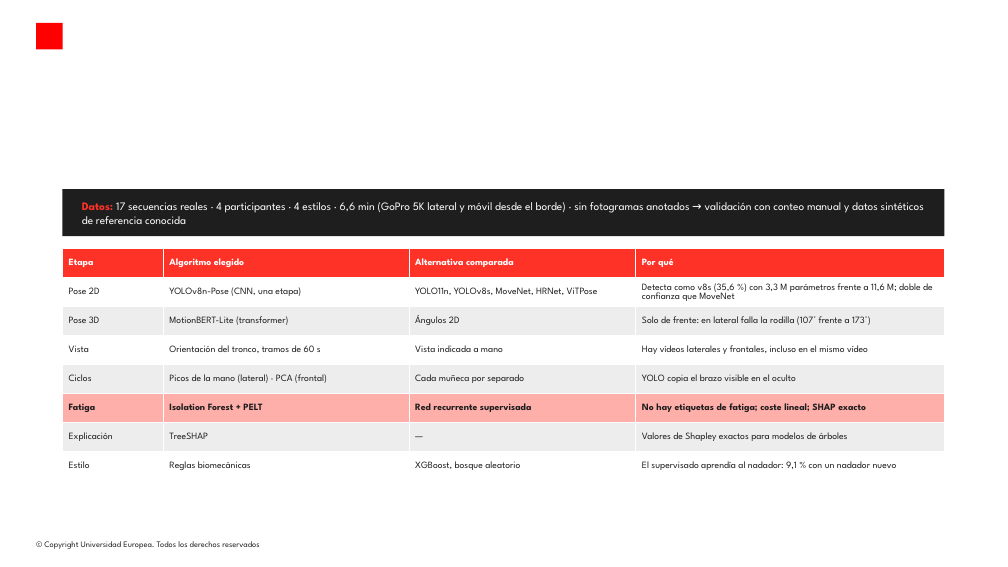
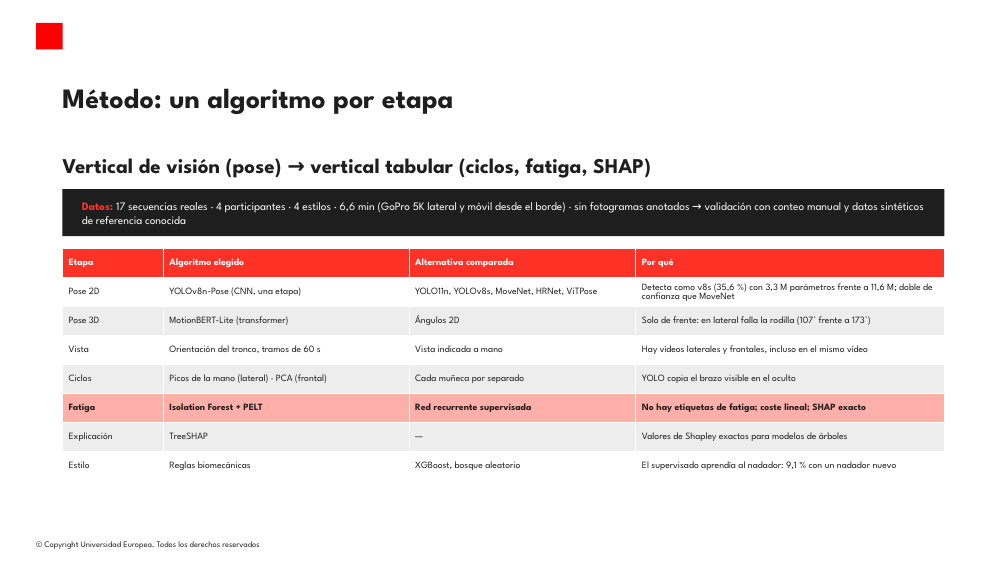
Before and after one commit to modeliana1-rgb/Strokelab, a slide deck: slide 5 of presentacion/StrokeLab_defensa.pptx. Drawn at 1008x567 pixels with LibreOffice and Linux fonts; fonts in the diff are those of the drawing; background and template pictures are left out. Boxes give left, top, right and bottom in pixels: in the first picture for what was removed or moved away, otherwise in the second. Text is boxed around its words. In the diff, an @@ line names an element or a change of style, - is before the commit and + after.

```diff
--- a/presentacion/StrokeLab_defensa.pptx
+++ b/presentacion/StrokeLab_defensa.pptx
@@ title added at [62, 88, 453, 114], 32 pt, text #1E1E1E, bold @@
+Método: un algoritmo por etapa
@@ text added at [62, 158, 651, 178], 24 pt, text #1E1E1E, bold @@
+Vertical de visión (pose) → vertical tabular (ciclos, fatiga, SHAP)
```
Also in this commit, not shown: 12 other slides changed, 3 other files.
